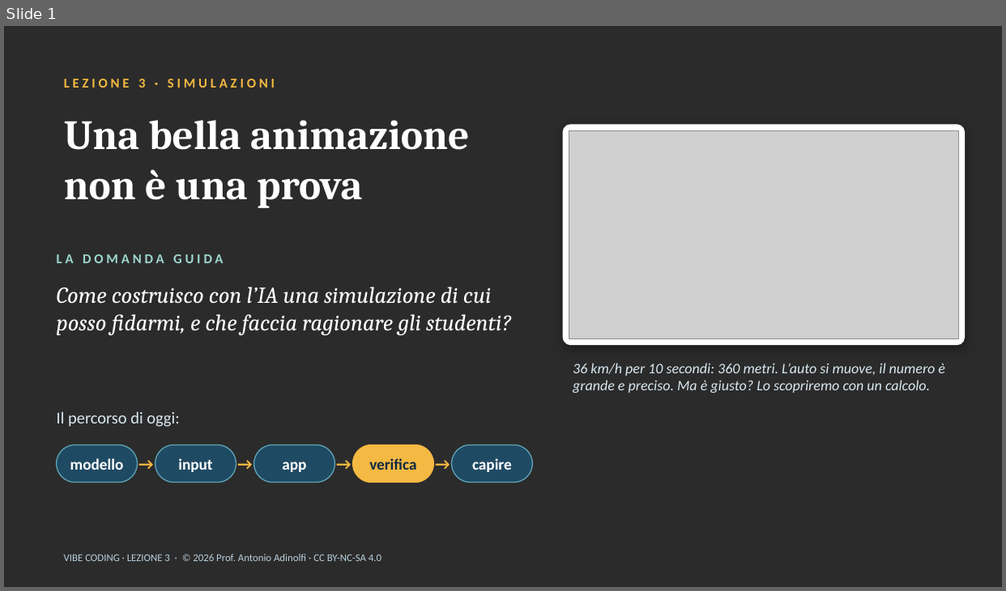
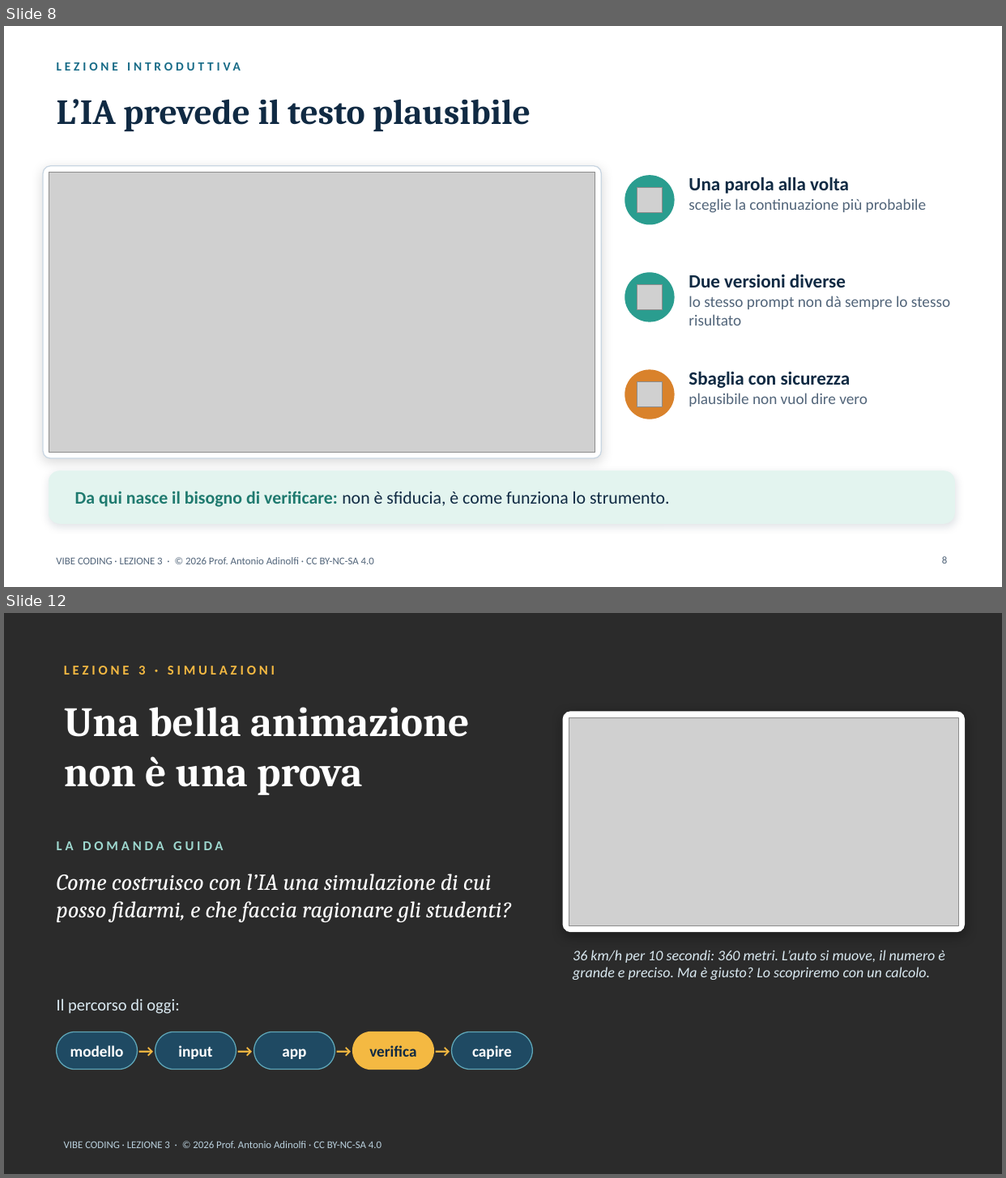
Before and after one commit to antonioadinolfi/scuola, a slide deck: corso-vibe-coding/materiali/Lezione_3_Vibe_Coding_Simulazioni.pptx. Shown one above the other, each under a label of ours: slide 1 before the commit, slides 8 and 12 after it; the slides between them are not shown. The pictures are 1006x591 and 1006x1178 pixels, drawn with LibreOffice and Linux fonts; fonts in the diff are those of the drawing; grey boxes stand for pictures; background and template pictures are left out; a plain dark background stands for a picture behind light text. Boxes give left, top, right and bottom in pixels: in the first picture for what was removed or moved away, otherwise in the second. Text is boxed around its words. In the diff, an @@ line names an element or a change of style, - is before the commit and + after.

```diff
--- a/corso-vibe-coding/materiali/Lezione_3_Vibe_Coding_Simulazioni.pptx
+++ b/corso-vibe-coding/materiali/Lezione_3_Vibe_Coding_Simulazioni.pptx
@@ slide 8 added at (x1=4, y1=26, x2=1002, y2=587), background picture (left out) @@
@@ text added at (x1=57, y1=62, x2=118, y2=71), 12 pt, text #176B87, bold @@
+LEZIONE INTRODUTTIVA
@@ title added at (x1=57, y1=99, x2=530, y2=132), 34 pt, text #102A43, bold @@
+L’IA prevede il testo plausibile
@@ rounded rectangle added at (x1=43, y1=166, x2=602, y2=459), fill #FFFFFF, outline #C9D6E2 1 pt @@
@@ picture added at (x1=49, y1=172, x2=595, y2=453) @@
@@ ellipse added at (x1=625, y1=176, x2=674, y2=224), fill #2A9D8F, outline #2A9D8F 1 pt @@
@@ picture added at (x1=637, y1=188, x2=663, y2=213) @@
@@ text added at (x1=688, y1=177, x2=926, y2=213), 15 pt, text #52657A @@
+Una parola alla volta
+sceglie la continuazione più probabile
@@ ellipse added at (x1=625, y1=273, x2=674, y2=322), fill #2A9D8F, outline #2A9D8F 1 pt @@
@@ picture added at (x1=637, y1=285, x2=663, y2=310) @@
@@ text added at (x1=688, y1=274, x2=950, y2=326), 15 pt, text #52657A @@
+Due versioni diverse
+lo stesso prompt non dà sempre lo stesso risultato
@@ ellipse added at (x1=625, y1=370, x2=674, y2=419), fill #D9822B, outline #D9822B 1 pt @@
@@ picture added at (x1=637, y1=382, x2=663, y2=408) @@
@@ text added at (x1=688, y1=371, x2=867, y2=407), 15 pt, text #52657A @@
+Sbaglia con sicurezza
+plausibile non vuol dire vero
@@ rounded rectangle added at (x1=49, y1=472, x2=955, y2=524), fill #E3F4EF, outline #E3F4EF 0.5 pt @@
@@ text added at (x1=75, y1=491, x2=669, y2=507), 17 pt, text #102A43 @@
+Da qui nasce il bisogno di verificare: non è sfiducia, è come funziona lo strumento.
@@ text added at (x1=56, y1=557, x2=374, y2=565), 10 pt, text #52657A @@
+VIBE CODING · LEZIONE 3 · © 2026 Prof. Antonio Adinolfi · CC BY-NC-SA 4.0
@@ page number added at (x1=942, y1=557, x2=947, y2=564), 10 pt, text #52657A @@
+8
@@ what was slide 1 is now slide 12 @@
```
Also in this commit, not shown: 14 other slides added, 2 other files.
